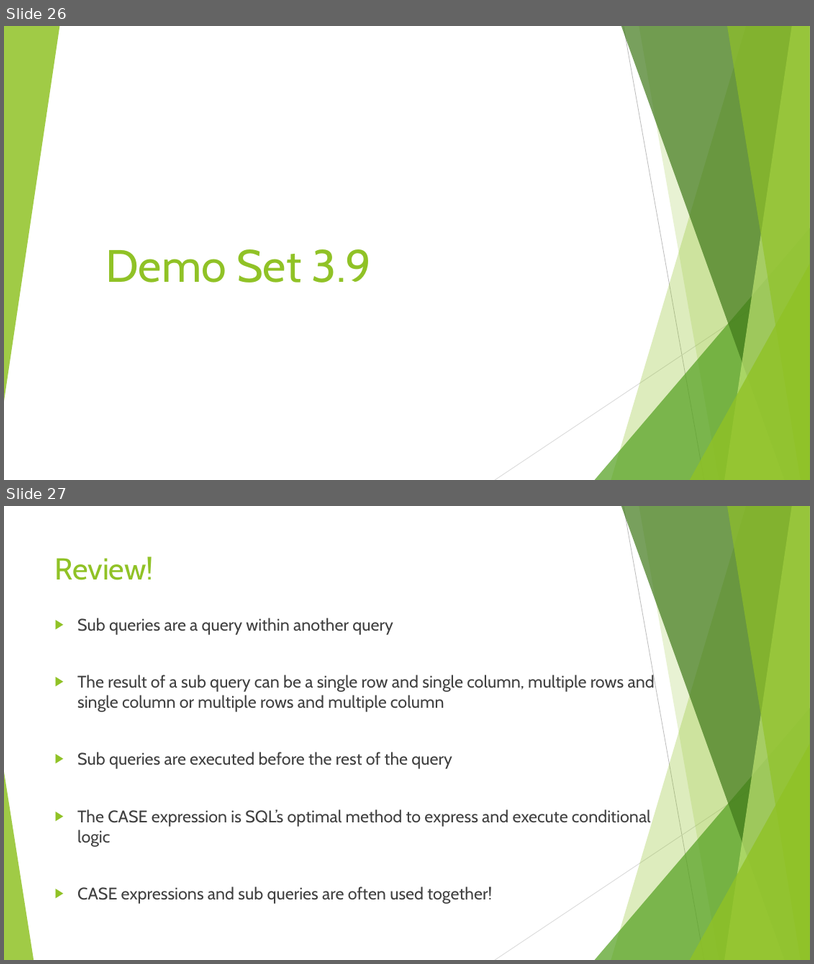
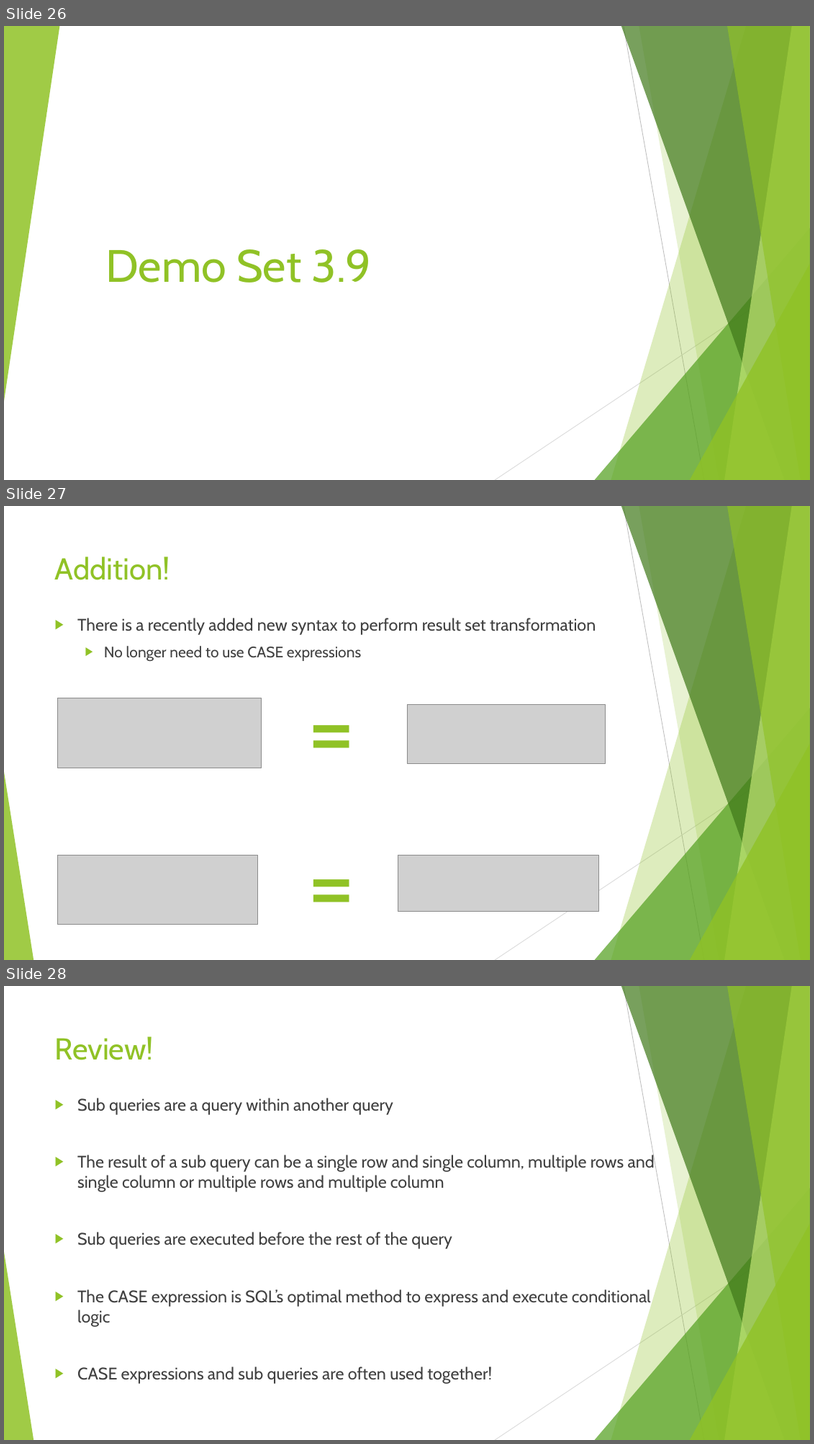
Before and after one commit to seanscott1991/Duke_SQL4DQA, a slide deck: Slides/Week 3 Lecture Slides.pptx. Shown one above the other, each under a label of ours: slides 26 and 27 before the commit, slides 26, 27 and 28 after it. The pictures are 814x964 and 814x1444 pixels, drawn with LibreOffice and Linux fonts; fonts in the diff are those of the drawing; grey boxes stand for pictures. Boxes give left, top, right and bottom in pixels: in the first picture for what was removed or moved away, otherwise in the second. Text is boxed around its words. In the diff, an @@ line names an element or a change of style, - is before the commit and + after.

```diff
--- a/Slides/Week 3 Lecture Slides.pptx
+++ b/Slides/Week 3 Lecture Slides.pptx
@@ slide 27 added at (4,506,810,960), background #FFFFFF; not listed: 10 template elements that a slide beside it also shows @@
@@ title added at (55,556,170,580), 36 pt, text #90C226 @@
+Addition!
@@ text added at (77,618,596,661), 20 pt, text #404040 @@
+▶ There is a recently added new syntax to perform result set transformation
+  ▶ No longer need to use CASE expressions
@@ text added at (301,664,365,788), 115 pt, text #90C226 @@
+=
@@ picture added at (58,698,261,768) @@
@@ picture added at (407,705,606,764) @@
@@ text added at (301,818,365,942), 115 pt, text #90C226 @@
+=
@@ picture added at (58,855,258,924) @@
@@ picture added at (399,855,599,911) @@
@@ what was slide 27 is now slide 28 @@
```
